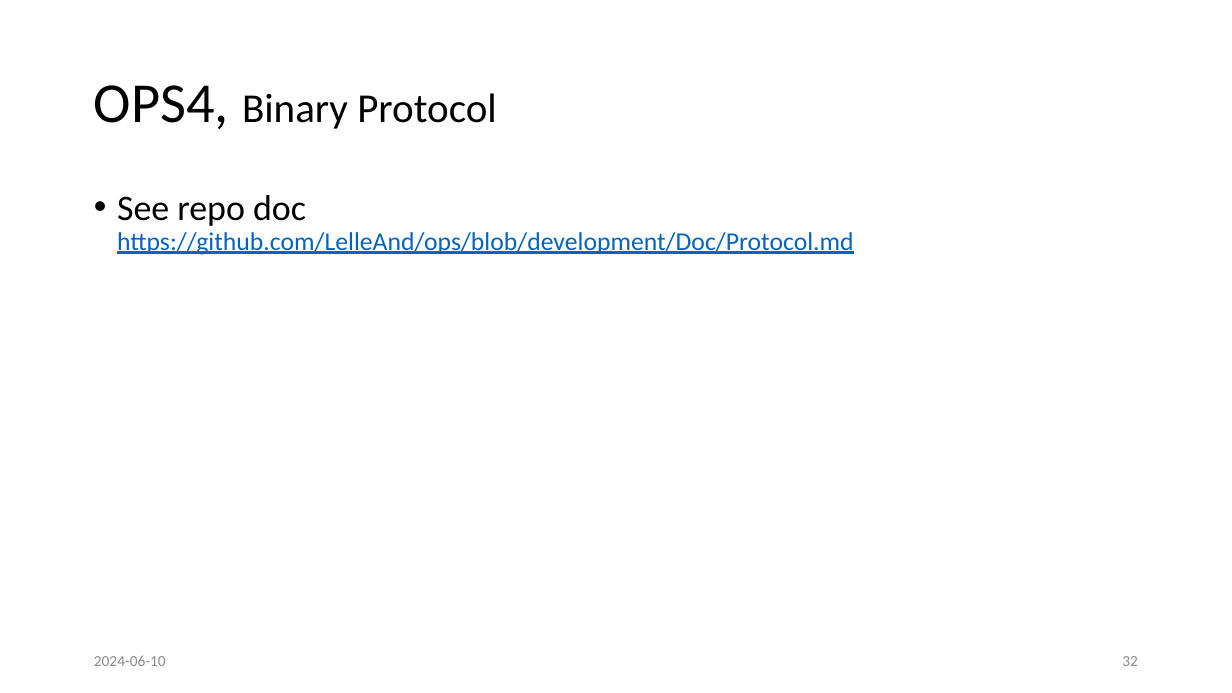
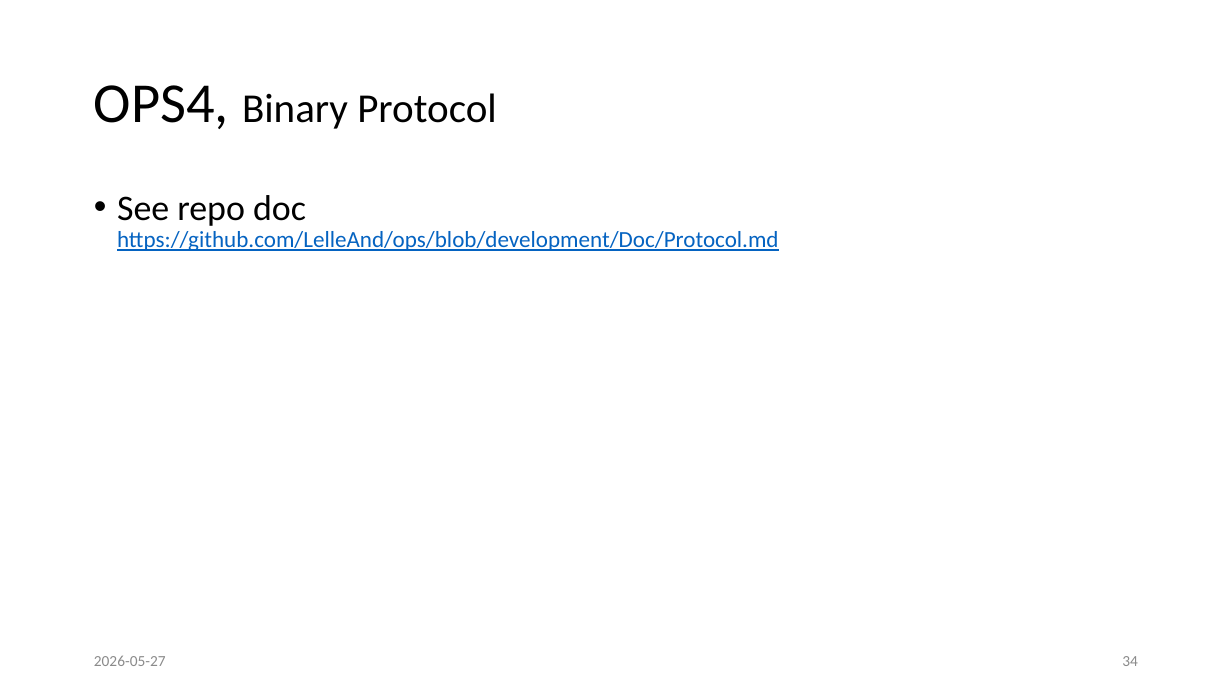
Before and after one commit to LelleAnd/ops, a slide deck: slide 34 of Doc/Ppt/OPS4 in depth.pptx (slide 32 before the commit). Drawn at 1232x693 pixels with LibreOffice and Linux fonts; fonts in the diff are those of the drawing. Boxes give left, top, right and bottom in pixels: in the first picture for what was removed or moved away, otherwise in the second. Text is boxed around its words. In the diff, an @@ line names an element or a change of style, - is before the commit and + after.

```diff
--- a/Doc/Ppt/OPS4 in depth.pptx
+++ b/Doc/Ppt/OPS4 in depth.pptx
@@ text "See repo doc https://github.com/LelleAnd/ops/blob/developmen ..." at (117,195,779,251): size 20 to 18 pt in "https://github.com/LelleAnd/ops/blob/development/Doc/Protoco ..." @@
@@ text at (94,655,166,666): text changed @@
-2024-06-10
+2026-05-27
@@ page number at (1122,656,1138,666): text changed @@
-32
+34
```
Also in this commit, not shown: 32 other slides changed, 19 slides added, 4 slides removed.
